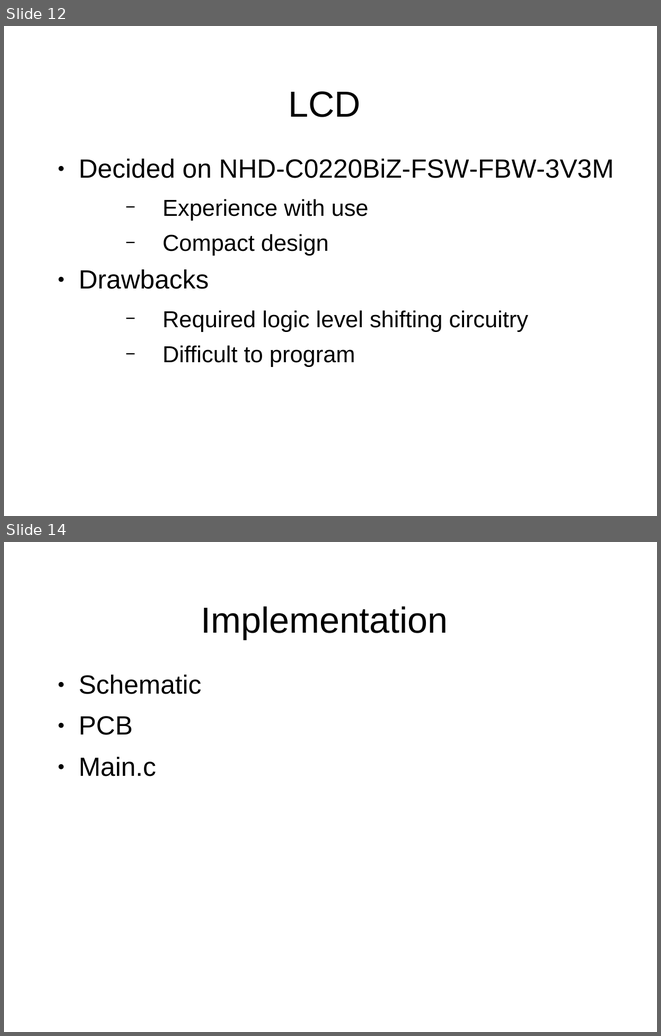
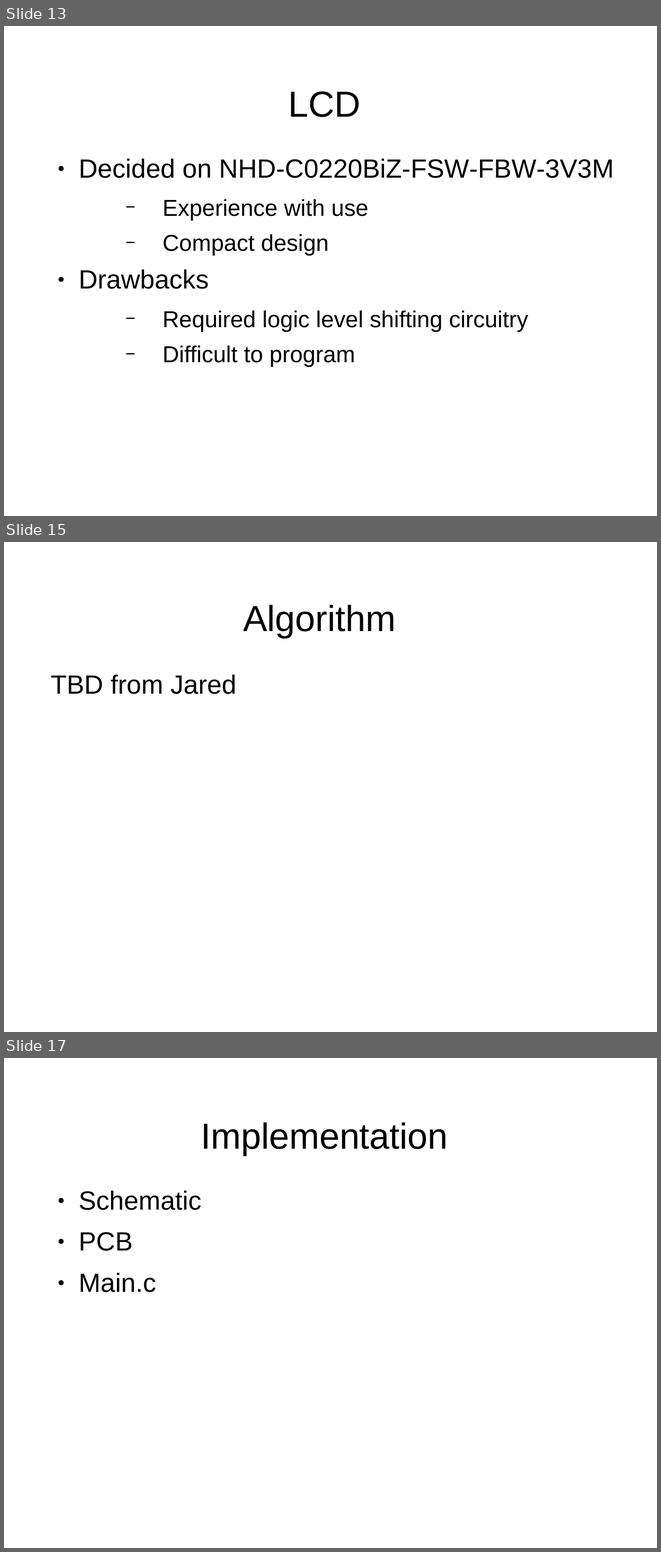
Before and after one commit to RC360Detector/RC360Detector, a slide deck: T08 - Presentation.ppt. Shown one above the other, each under a label of ours: slides 12 and 14 before the commit, slides 13, 15 and 17 after it; the slides between them are not shown. The pictures are 661x1036 and 661x1552 pixels, drawn with LibreOffice and Linux fonts; fonts in the diff are those of the drawing; background and template pictures are left out. Boxes give left, top, right and bottom in pixels: in the first picture for what was removed or moved away, otherwise in the second. Text is boxed around its words. In the diff, an @@ line names an element or a change of style, - is before the commit and + after.

```diff
--- a/T08 - Presentation.ppt
+++ b/T08 - Presentation.ppt
@@ slide 15 added at [4,542,657,1032], background picture (left out) @@
@@ title added at [243,605,396,638], 44 pt, text #000000 @@
+Algorithm
@@ text added at [51,674,236,694], 32 pt, text #000000 @@
+TBD from Jared
@@ what was slide 12 is now slide 13 @@
@@ what was slide 14 is now slide 17 @@
```
Also in this commit, not shown: 9 slides changed, 5 other slides added, 3 slides removed.
